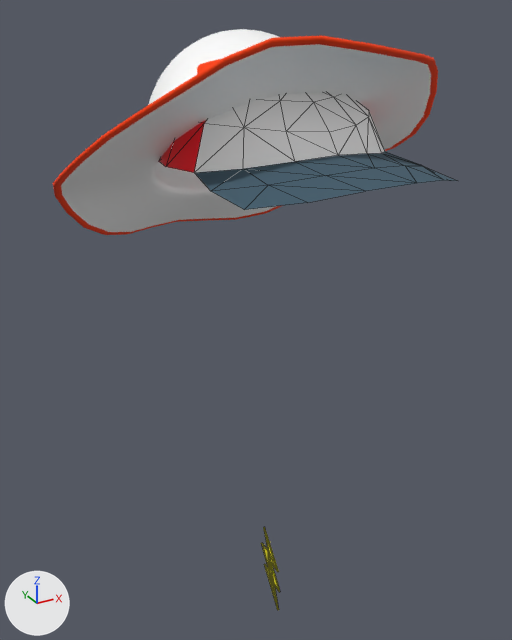
A saved change to the glTF model assets/art/models/characters/suits/suits.glb.
Both versions are drawn from a camera (50 mm lens) standing at (-2.32, -3.97, 4.27) and looking at (-0.04, 0.17, 2.2). The axes (+X, +Y, +Z) are drawn at lower left. The lights are the same throughout. The first picture is the older version. Mesh edges are drawn as thin lines on the coarser meshes. Where no turn or scale is listed for an object, it has been applied to the vertices.

Names of what the first picture shows: 'RunningCap', 'hat' and 1 more.
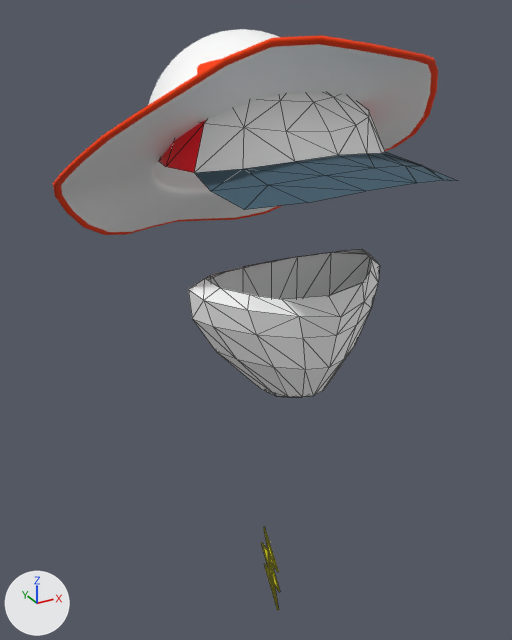
What differs and where, as boxes [x1, y1, x2, y2] in the pictures (512 x 640 px):
'beard', added: after [188, 249, 379, 397]

Edits to the bpy script that builds the scene:
```text
Add mat_beard:
    mat_beard = bpy.data.materials.new('Beard')
    mat_beard.use_nodes = True; mat_beard.node_tree.nodes.clear()
    _N = mat_beard.node_tree.nodes; _L = mat_beard.node_tree.links
    n0 = _N.new('ShaderNodeBsdfPrincipled'); n0.name = 'Principled BSDF'
    n1 = _N.new('ShaderNodeOutputMaterial'); n1.name = 'Material Output'
    n2 = _N.new('ShaderNodeVertexColor'); n2.name = 'Color Attribute'
    _L.new(n0.outputs[0], n1.inputs[0])  # 'BSDF' to 'Surface'
    _L.new(n2.outputs[0], n0.inputs[0])  # 'Color' to 'Base Color'
Add me_cube_006:
    me_cube_006.from_pydata(...)  # 84 vertices, 152 faces; spans x -0.701..0.701, y -0.806..0.03, z 1.833..2.743
    me_cube_006.materials.append(mat_beard)
Add ob_beard:
    ob_beard = bpy.data.objects.new('beard', me_cube_006)
    ob_beard.location = (0.0, 0.0, 0.0)
```
